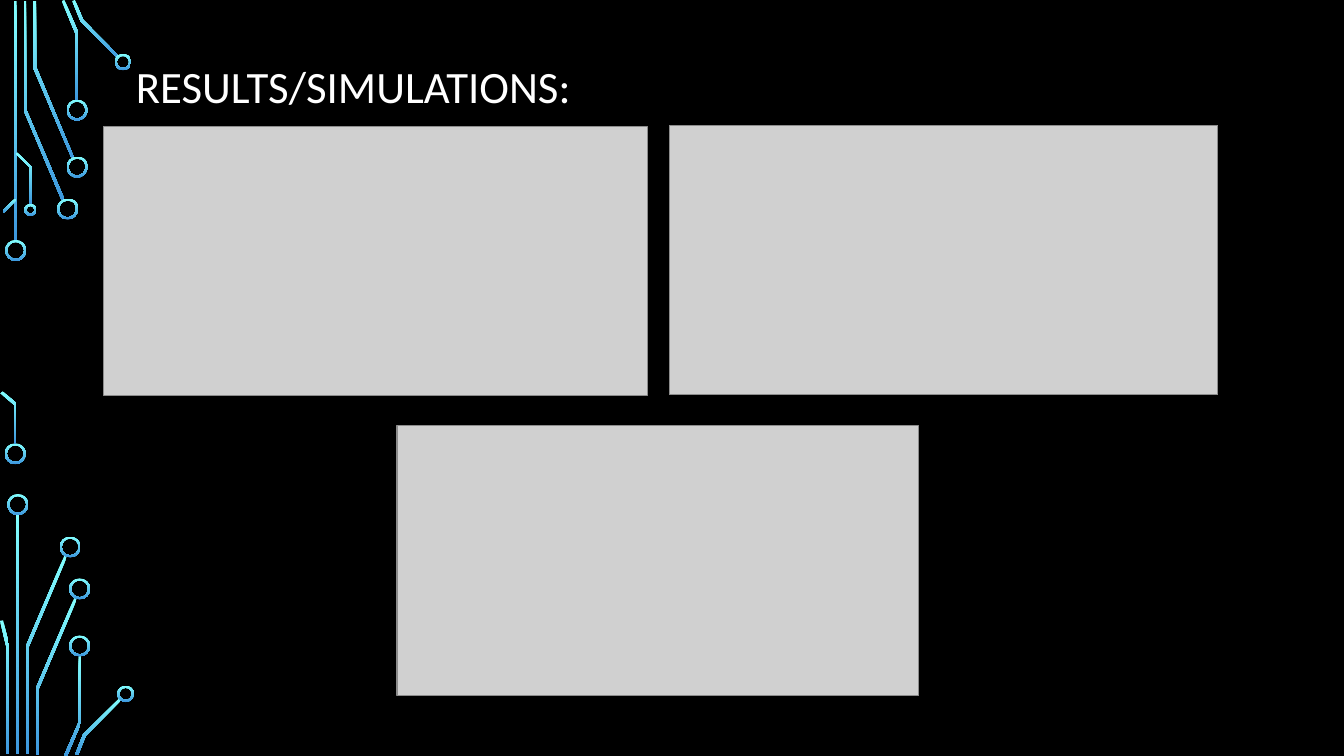
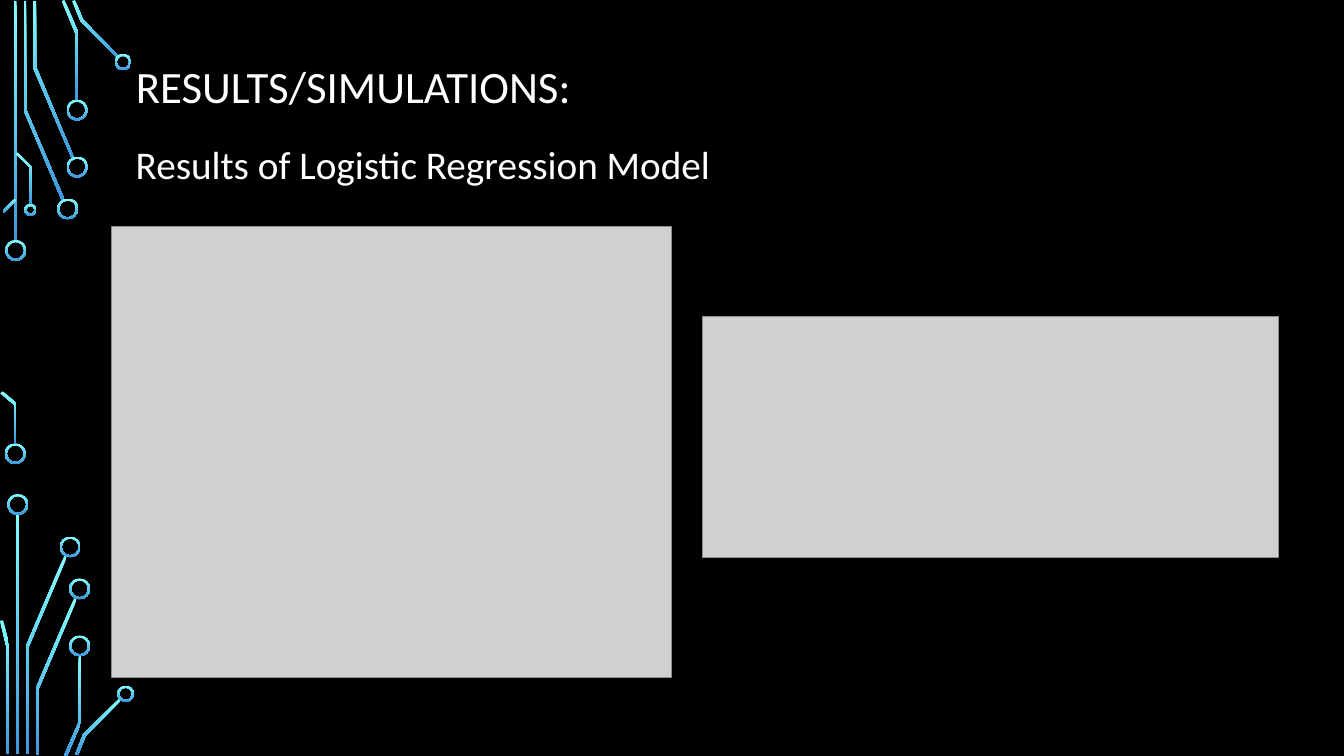
Before and after one commit to BukkaNikitha/Impact-of-Mobile-Towers-on-Birds, a slide deck: slide 9 of Final PPT.pptx. Drawn at 1344x756 pixels with LibreOffice and Linux fonts; fonts in the diff are those of the drawing; grey boxes stand for pictures; background and template pictures are left out. Boxes give left, top, right and bottom in pixels: in the first picture for what was removed or moved away, otherwise in the second. Text is boxed around its words. In the diff, an @@ line names an element or a change of style, - is before the commit and + after.

```diff
--- a/Final PPT.pptx
+++ b/Final PPT.pptx
@@ picture removed at (x1=103, y1=126, x2=647, y2=395) @@
@@ picture removed at (x1=669, y1=125, x2=1218, y2=395) @@
@@ text added at (x1=136, y1=151, x2=710, y2=186), 28 pt, text #FFFFFF @@
+Results of Logistic Regression Model
@@ picture added at (x1=112, y1=226, x2=673, y2=677) @@
@@ picture added at (x1=703, y1=317, x2=1278, y2=558) @@
@@ picture removed at (x1=397, y1=425, x2=919, y2=696) @@
```
Also in this commit, not shown: 3 other slides changed, 2 slides added.
